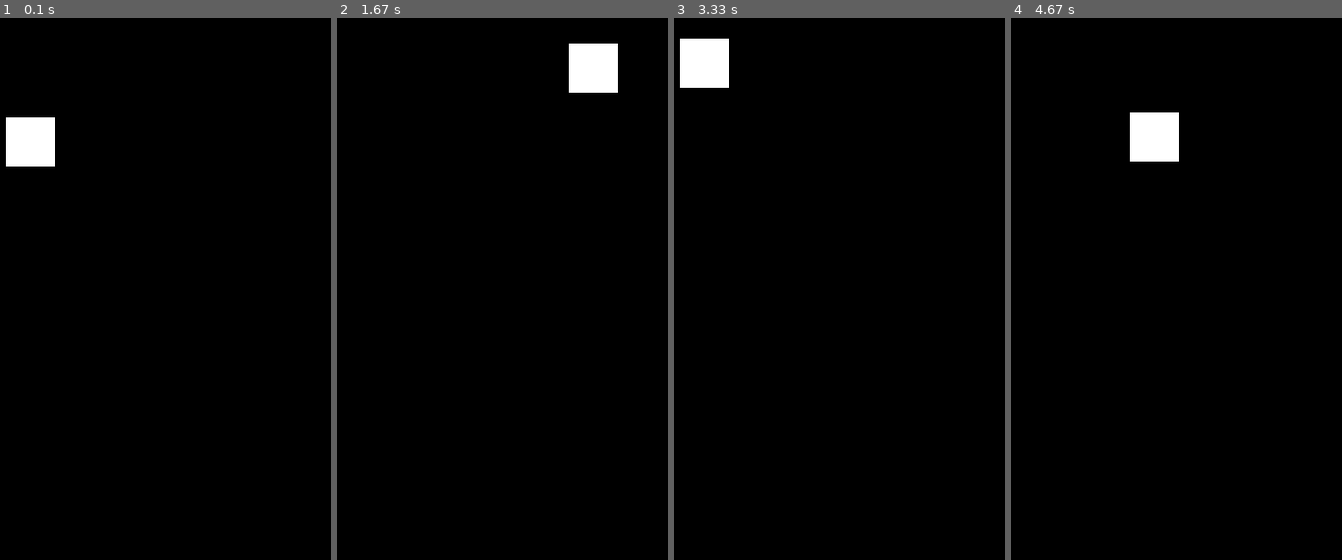
Above: before the commit, frames 1-4 (left to right).
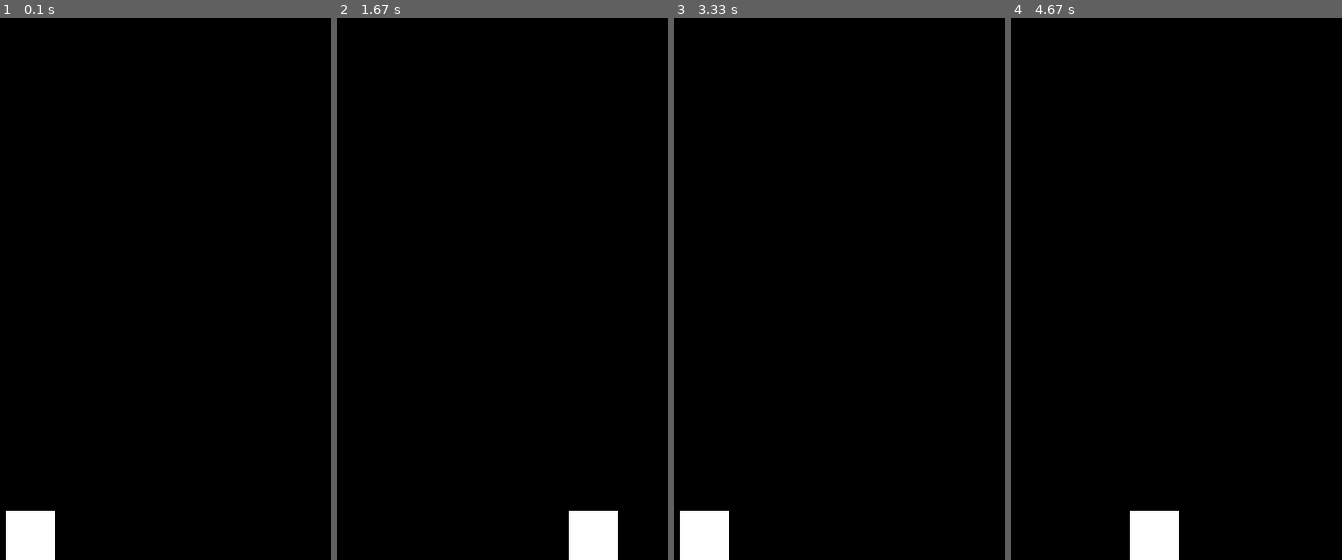
Above: after the commit, the same moments.

Repository: colgoo21/AWESOMENESS
Game: pygame game, started from Cole_Demo3.py
Same seed, same stepped clock (60 frames per second), same inputs: the game is played once before the commit and once after it.
Inputs:
- Up to frame 1 (0.1 s): no input
- Up to frame 2 (1.67 s): hold Right 0.33-0.8 s; hold Up 0.83-1.13 s; hold Right 1.17-1.63 s
- Up to frame 3 (3.33 s): hold Left 1.67-2.2 s; hold Down 2.23-2.53 s; hold Left 2.57-2.97 s; hold Up from 3 s (still down)
- Up to frame 4 (4.67 s): release Up at 3.37 s; hold Right 3.4-4.03 s; hold Down 4.07-4.43 s; hold Left from 4.47 s (still down)

The runs differ from the first frame. In frame 1, 2.7% of the frame differs, in the area x 1-17%, y 18-100%; in frame 2, 2.7%; in frame 3, 2.7%; in frame 4, 2.7%.

Commit message:
now, the y is limited

Diff:
--- a/Cole_Demo3.py
+++ b/Cole_Demo3.py
@@ -18,7 +18,7 @@
 class Sprite:
     def __init__(self, x, y):
         self.x = x
-        self.y = y
+        self.y = 550
         self.width = 50
         self.height = 50
 
@@ -37,19 +37,19 @@
                 moveX = -5
             if event.key == pygame.K_RIGHT:
                 moveX = 5
-            if event.key == pygame.K_UP:
-                moveY = -5
-            if event.key == pygame.K_DOWN:
-                moveY = 5
+            #if event.key == pygame.K_UP:
+            #    moveY = -5
+            #if event.key == pygame.K_DOWN:
+              #  moveY = 5
         if event.type == pygame.KEYUP:
             if event.key == pygame.K_LEFT:
                 moveX = 0
             if event.key == pygame.K_RIGHT:
                 moveX = 0
-            if event.key == pygame.K_UP:
-                moveY = 0
-            if event.key == pygame.K_DOWN:
-                moveY = 0
+            #if event.key == pygame.K_UP:
+             #   moveY = 0
+            #if event.key == pygame.K_DOWN:
+             #   moveY = 0
     window.fill(black)
     player.x += moveX
     player.y += moveY
